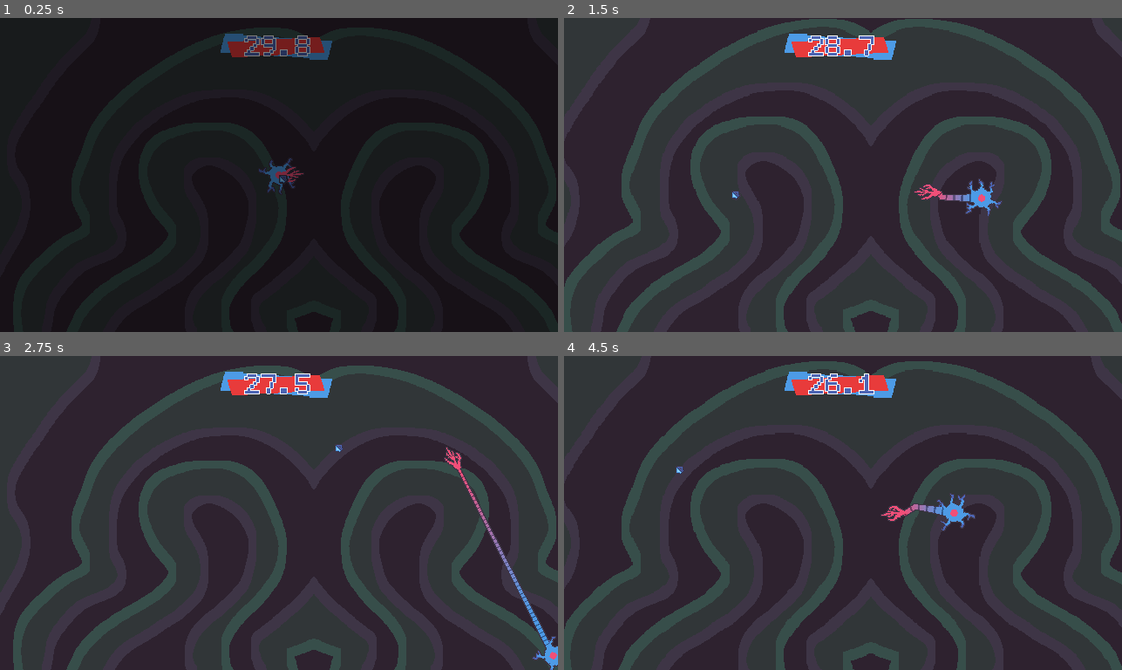
Above: before the commit, frames 1-4 (two rows, left to right).
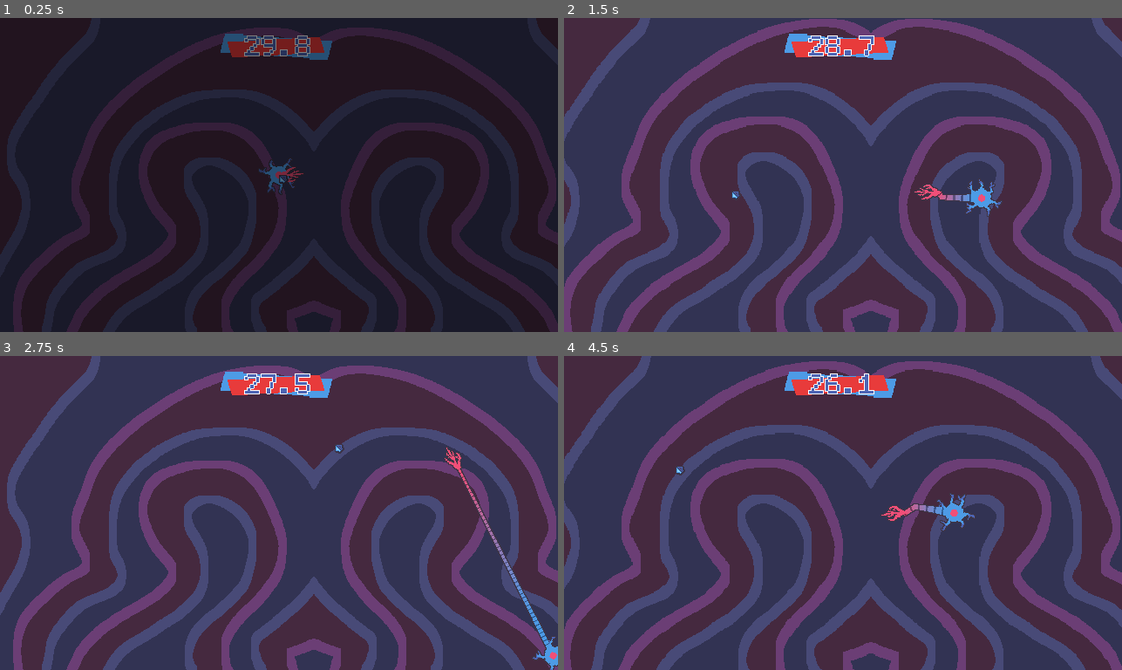
Above: after the commit, the same moments.

Repository: bnhrl/MomentumIsEverythingCountDown
Game: Godot game, scene res://Game/Levels/Level5/level_5.tscn
The game is run twice, just before and just after one commit, with the same random seed, the same clock (stepped at 60 frames per second) and the same inputs. This scene is started directly instead of the project's main scene.
Inputs (mouse positions are in pixels of both pictures, inside the frame that each line leads up to):
- Up to frame 1 (0.25 s): no input
- Up to frame 2 (1.5 s): move the mouse to (965, 159) at 0.52 s; hold D (right) 0.53-1.28 s; click (965, 159) at 0.6 s; move the mouse to (731, 190) at 1.27 s; hold S (down) from 1.28 s (still down); click (731, 190) at 1.35 s
- Up to frame 3 (2.75 s): move the mouse to (334, 443) at 2.02 s; release S (down) at 2.03 s; hold D (right) from 2.03 s (still down); click (334, 443) at 2.1 s
- Up to frame 4 (4.5 s): move the mouse to (815, 575) at 2.77 s; release D (right) at 2.78 s; hold W (up) 2.78-3.53 s; click (815, 575) at 2.85 s; move the mouse to (1010, 560) at 3.52 s; hold A (left) from 3.53 s (still down); click (1010, 560) at 3.6 s; move the mouse to (675, 465) at 4.27 s; click (675, 465) at 4.35 s

The runs differ from the first frame. In frame 1, 12% of the frame differs, in the area x 2-100%, y 3-100%; in frame 2, 65%; in frame 3, 64%; in frame 4, 65%, in the area x 0-100%, y 0-100%.

Commit message:
Level 6 adjustments + Level5 work

Diff:
--- a/Game/Levels/Level5/level_5.tscn
+++ b/Game/Levels/Level5/level_5.tscn
@@ -1,5 +1,19 @@
 [gd_scene format=3 uid="uid://bccx6wix5f4si"]
 
 [ext_resource type="PackedScene" uid="uid://co1sgdv2x4nyr" path="res://Game/Levels/_Base/level.tscn" id="1_7f8el"]
+[ext_resource type="Shader" uid="uid://wu085sklw13i" path="res://Assets/Shaders/world_tiling_2d.gdshader" id="2_sckt2"]
+[ext_resource type="Texture2D" uid="uid://ba7lcy4dmafoi" path="res://Assets/Textures/background_1.png" id="3_obnpv"]
+[ext_resource type="PackedScene" uid="uid://b1aob121surnv" path="res://Game/PolygonWalls/polygon_wall.tscn" id="6_b5xo0"]
+
+[sub_resource type="ShaderMaterial" id="ShaderMaterial_b5xo0"]
+shader = ExtResource("2_sckt2")
+shader_parameter/tile_texture = ExtResource("3_obnpv")
+shader_parameter/tile_size = Vector2(720, 1280)
 
 [node name="Level5" unique_id=1414133645 instance=ExtResource("1_7f8el")]
+
+[node name="Background" parent="." index="4" unique_id=675105712]
+material = SubResource("ShaderMaterial_b5xo0")
+
+[node name="PolygonWall0" parent="WallLayer/PolygonWalls" parent_id_path=PackedInt32Array(576414089) index="0" unique_id=293361938 instance=ExtResource("6_b5xo0")]
+polygon = PackedVector2Array(-5, -162, -187, -106, -223, 1, -247, 182, -220, 341, -121, 441, 0, 496, 338, 473, 663, 413, 799, 275, 822, 189, 846, 111, 866, 177, 872, 285, 684, 468, 346, 527, -3, 553, -139, 508, -262, 380, -297, 177, -278, -4, -237, -128, -5, -206, 183, -220, 389, -209, 600, -198, 740, -145, 850, -84, 860, -12, 846, 77, 821, 2, 797, -66, 725, -113, 587, -160, 386, -173, 184, -176)
--- a/Game/Levels/Level6/level_6.tscn
+++ b/Game/Levels/Level6/level_6.tscn
@@ -120,37 +120,34 @@
 position = Vector2(-503, 876)
 
 [node name="GrapplePoint20" parent="GrapplePoints" parent_id_path=PackedInt32Array(882760734) index="8" unique_id=1774901131 instance=ExtResource("8_3bwwb")]
-position = Vector2(-819, 741)
-
-[node name="GrapplePoint23" parent="GrapplePoints" parent_id_path=PackedInt32Array(882760734) index="9" unique_id=1886119615 instance=ExtResource("8_3bwwb")]
-position = Vector2(-985, 555)
-
-[node name="GrapplePoint11" parent="GrapplePoints" parent_id_path=PackedInt32Array(882760734) index="10" unique_id=1482337542 instance=ExtResource("8_3bwwb")]
+position = Vector2(-854, 709)
+
+[node name="GrapplePoint11" parent="GrapplePoints" parent_id_path=PackedInt32Array(882760734) index="9" unique_id=1482337542 instance=ExtResource("8_3bwwb")]
 position = Vector2(130, 1196)
 
-[node name="GrapplePoint18" parent="GrapplePoints" parent_id_path=PackedInt32Array(882760734) index="11" unique_id=101874602 instance=ExtResource("8_3bwwb")]
+[node name="GrapplePoint18" parent="GrapplePoints" parent_id_path=PackedInt32Array(882760734) index="10" unique_id=101874602 instance=ExtResource("8_3bwwb")]
 position = Vector2(79, 1553)
 
-[node name="GrapplePoint14" parent="GrapplePoints" parent_id_path=PackedInt32Array(882760734) index="12" unique_id=1121416423 instance=ExtResource("8_3bwwb")]
+[node name="GrapplePoint14" parent="GrapplePoints" parent_id_path=PackedInt32Array(882760734) index="11" unique_id=1121416423 instance=ExtResource("8_3bwwb")]
 position = Vector2(391, 1956)
 
-[node name="GrapplePoint15" parent="GrapplePoints" parent_id_path=PackedInt32Array(882760734) index="13" unique_id=547195955 instance=ExtResource("8_3bwwb")]
+[node name="GrapplePoint15" parent="GrapplePoints" parent_id_path=PackedInt32Array(882760734) index="12" unique_id=547195955 instance=ExtResource("8_3bwwb")]
 position = Vector2(678, 2286)
 
-[node name="GrapplePoint16" parent="GrapplePoints" parent_id_path=PackedInt32Array(882760734) index="14" unique_id=1927495563 instance=ExtResource("8_3bwwb")]
+[node name="GrapplePoint16" parent="GrapplePoints" parent_id_path=PackedInt32Array(882760734) index="13" unique_id=1927495563 instance=ExtResource("8_3bwwb")]
 position = Vector2(577, 2638)
 
-[node name="GrapplePoint17" parent="GrapplePoints" parent_id_path=PackedInt32Array(882760734) index="15" unique_id=1549960993 instance=ExtResource("8_3bwwb")]
-position = Vector2(165, 3037)
-
-[node name="GrapplePoint19" parent="GrapplePoints" parent_id_path=PackedInt32Array(882760734) index="16" unique_id=1984108275 instance=ExtResource("8_3bwwb")]
+[node name="GrapplePoint17" parent="GrapplePoints" parent_id_path=PackedInt32Array(882760734) index="14" unique_id=1549960993 instance=ExtResource("8_3bwwb")]
+position = Vector2(67, 3059)
+
+[node name="GrapplePoint19" parent="GrapplePoints" parent_id_path=PackedInt32Array(882760734) index="15" unique_id=1984108275 instance=ExtResource("8_3bwwb")]
 position = Vector2(-250, 3372)
 
-[node name="GrapplePoint21" parent="GrapplePoints" parent_id_path=PackedInt32Array(882760734) index="17" unique_id=781163391 instance=ExtResource("8_3bwwb")]
+[node name="GrapplePoint21" parent="GrapplePoints" parent_id_path=PackedInt32Array(882760734) index="16" unique_id=781163391 instance=ExtResource("8_3bwwb")]
 position = Vector2(-300, 3732)
 
-[node name="GrapplePoint22" parent="GrapplePoints" parent_id_path=PackedInt32Array(882760734) index="18" unique_id=1372896590 instance=ExtResource("8_3bwwb")]
-position = Vector2(-310, 4022)
+[node name="GrapplePoint22" parent="GrapplePoints" parent_id_path=PackedInt32Array(882760734) index="17" unique_id=1372896590 instance=ExtResource("8_3bwwb")]
+position = Vector2(-310, 4021)
 
 [node name="Gate0" parent="Interactables" parent_id_path=PackedInt32Array(1223907740) index="0" unique_id=1337174415 instance=ExtResource("8_7njhx")]
 position = Vector2(-859, 809)
@@ -163,7 +160,7 @@
 position = Vector2(622, 2538)
 
 [node name="WorldButton2" parent="Interactables" parent_id_path=PackedInt32Array(1223907740) index="3" unique_id=125331390 instance=ExtResource("9_g4df7")]
-position = Vector2(283, 2962)
+position = Vector2(173, 3014)
 
 [node name="WorldButton38" parent="Interactables" parent_id_path=PackedInt32Array(1223907740) index="4" unique_id=2057770444 instance=ExtResource("9_g4df7")]
 position = Vector2(-297, 3630)
--- a/_Globals/Scenes/_Scenes.gd
+++ b/_Globals/Scenes/_Scenes.gd
@@ -11,7 +11,7 @@
 	"Level 2":preload("uid://bs0xsclp1lodr"),
 	"Level 3":preload("uid://bu8b38axswlfi"),
 	"Level 4":preload("uid://boabyoymc6yd2"),
-	#"Level 5":preload(""),
+	"Level 5":preload("uid://bccx6wix5f4si"),
 	"Level 6":preload("uid://cxvriwd1raqxy"),
 	#"Level 7":preload(""),
 	"Level 8":preload("uid://dqqupmkumb3s0"),
